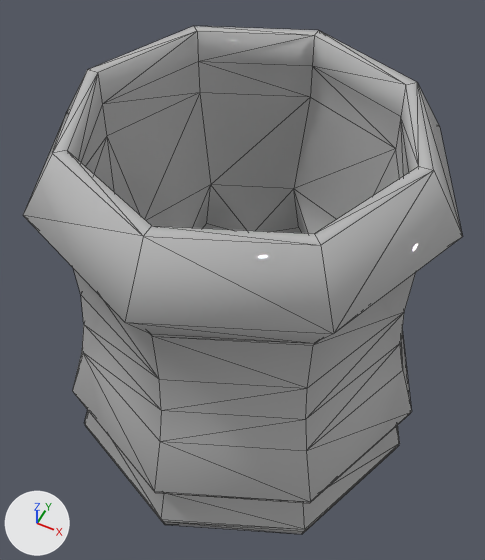
The FBX model Assets/_Project/Art/Meshes/SM_Assets/01_PetitObjets/Ustensile/SM_Vase_Small_03.fbx: old version first, new version second.
Before and after are seen from a 50 mm camera at (0.186, -0.383, 0.701) aimed at (-0.011, 0.009, 0.21). The lights are fixed; the arrows at lower left show +X, +Y and +Z. The first picture is the older version. Mesh edges are drawn as thin lines. Where no turn or scale is listed for an object, it has been applied to the vertices.

Objects in the first picture: 'SM_Vase_Small_03'.
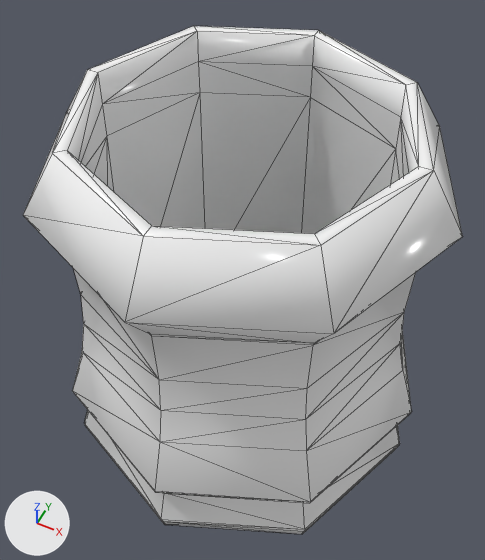
The newer file is also turned or shifted as a whole; pictures and numbers use the older file's frame.

Pixel boxes [x1, y1, x2, y2] of what changed, in the pictures (485 x 560 px):
part 1 of me_mesh, cut back: [73, 85, 462, 502] in both
part 2 of me_mesh, recoloured (grey to white): [23, 26, 463, 534] in both

The change, as a diff of the scene's bpy script:
```diff
--- a/Assets/_Project/Art/Meshes/SM_Assets/01_PetitObjets/Ustensile/SM_Vase_Small_03.fbx.py
+++ b/Assets/_Project/Art/Meshes/SM_Assets/01_PetitObjets/Ustensile/SM_Vase_Small_03.fbx.py
@@ mat_set_ustensile @@
+mat_set_ustensile = principled_material('Set_Ustensile')
+mat_set_ustensile.base_color = (0.942, 0.942, 0.942)  # white #f8f8f8
+mat_set_ustensile.roughness = 0.2
@@ me_mesh @@
 # used by ob_sm_vase_small_03; location = (0.0, 0.0, 0.0)
-me_mesh.from_pydata(...)  # 176 vertices, 348 faces; spans x -0.188..0.18, y -0.183..0.185, z -0.004..0.406
+me_mesh.from_pydata(...)  # 160 vertices, 316 faces; spans x -0.188..0.18, y -0.182..0.185, z -0.004..0.406
+# me_mesh part 1
+# 26 vertices are removed from x -0.156..0.132, y -0.183..0.138, z 0.118..0.312
+# 76 faces are deleted
+# 10 vertices are added at x -0.156..0.148, y -0.182..0.153, z 0.064..0.312
+# 44 new faces join them
+# me_mesh part 2: 272 faces spanning x -0.188..0.18, y -0.182..0.185, z -0.004..0.406 switch from mat_set_objet_8 (grey #bcbcbc) to mat_set_ustensile (white #f8f8f8)
```
